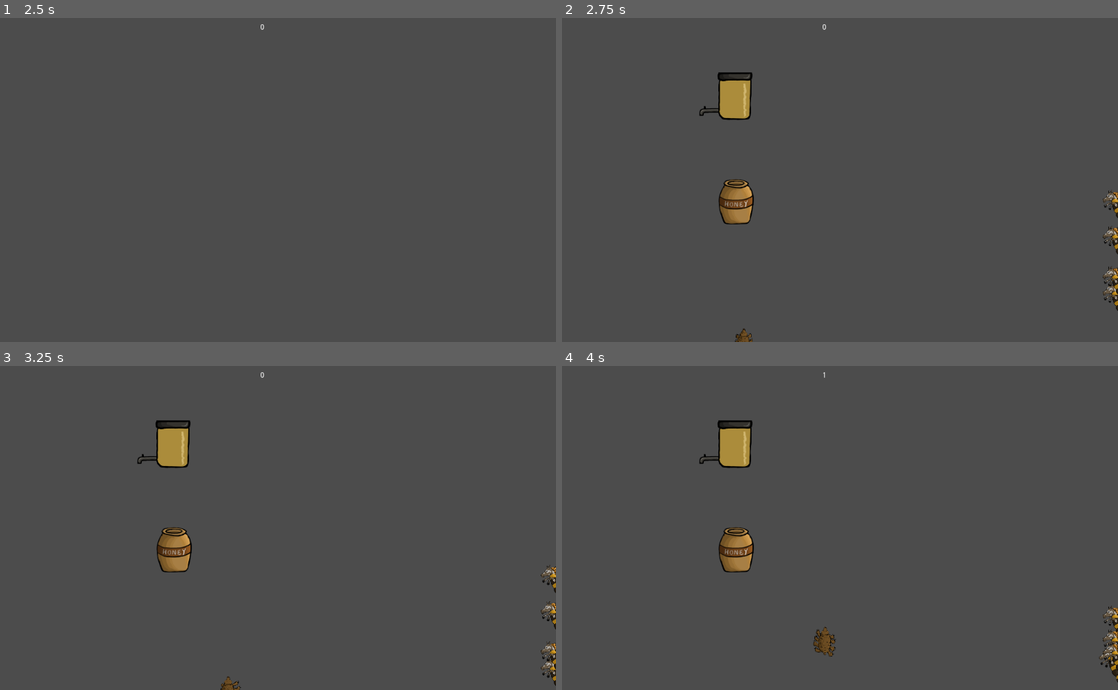
Above: before the commit, frames 1-4 (two rows, left to right).
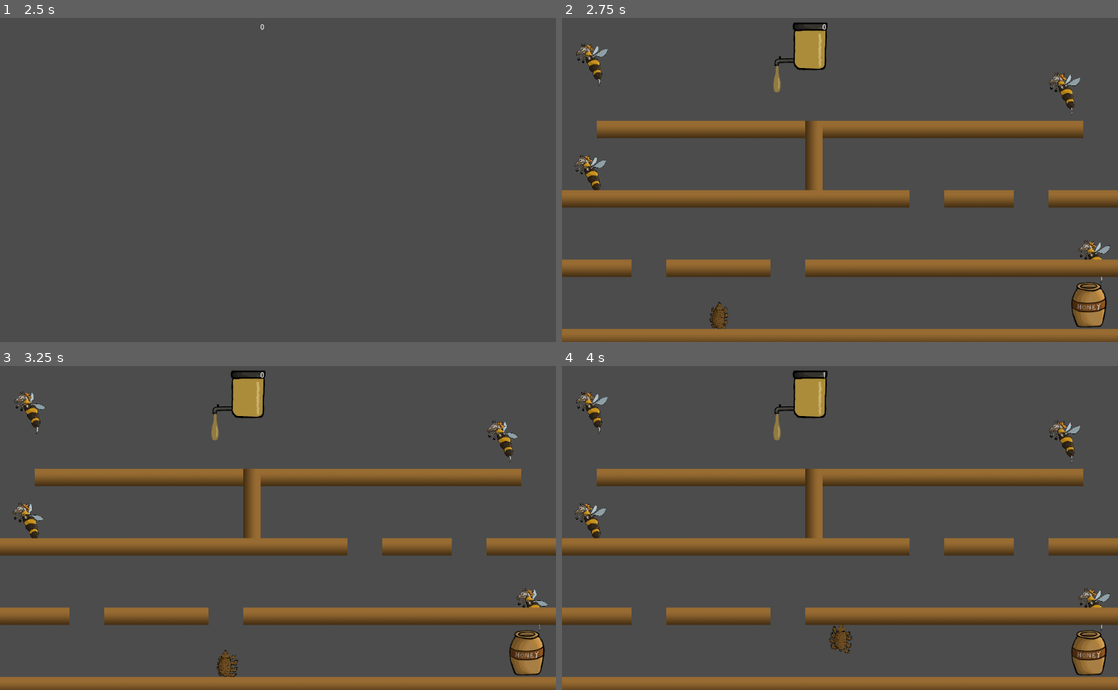
Above: after the commit, the same moments.

Repository: teamhonies/honey_hunter
Game: Godot game, scene res://Main.tscn
Same seed, same stepped clock (60 frames per second), same inputs: the game is played once before the commit and once after it.
Inputs:
- Up to frame 1 (2.5 s): click "START" at 0.5 s; tap Enter at 1.25 s; hold Right (ui_right) 1.28-2.03 s; tap Space at 2 s; hold Down (ui_down) from 2.03 s (still down)
- Up to frame 2 (2.75 s): keep holding Down (ui_down)
- Up to frame 3 (3.25 s): release Down (ui_down) at 2.78 s; hold Right (ui_right) from 2.78 s (still down)
- Up to frame 4 (4 s): release Right (ui_right) at 3.53 s; hold Up (ui_up) from 3.53 s (still down)

Frame 1 is identical in both runs. In frame 2, 23% of the frame differs, in the area x 0-100%, y 1-100%; in frame 3, 23%; in frame 4, 23%.

Commit message:
Platform collisions/tilemap/drippy honey

Diff:
--- a/Character Scenes/bear_crawl.tscn
+++ b/Character Scenes/bear_crawl.tscn
@@ -2,15 +2,15 @@
 
 [ext_resource path="res://Scripts/bear_crawl.gd" type="Script" id=1]
 [ext_resource path="res://Art/bear-stand.png" type="Texture" id=2]
-[ext_resource path="res://Art/bear_up0__2_.png" type="Texture" id=3]
-[ext_resource path="res://Art/bear_up0__1_.png" type="Texture" id=4]
-[ext_resource path="res://Art/bear_side0__1_.png" type="Texture" id=5]
-[ext_resource path="res://Art/bear_side0__2_.png" type="Texture" id=6]
-[ext_resource path="res://Art/Honeybear_stand.png" type="Texture" id=7]
-[ext_resource path="res://Art/Honeybear_side02.png" type="Texture" id=8]
-[ext_resource path="res://Art/Honeybear_side01.png" type="Texture" id=9]
-[ext_resource path="res://Art/Honeybear_up02.png" type="Texture" id=10]
-[ext_resource path="res://Art/Honeybear_up01.png" type="Texture" id=11]
+[ext_resource path="res://Art/bear_side0__1_.png" type="Texture" id=3]
+[ext_resource path="res://Art/bear_side0__2_.png" type="Texture" id=4]
+[ext_resource path="res://Art/Honeybear_stand.png" type="Texture" id=5]
+[ext_resource path="res://Art/Honeybear_side01.png" type="Texture" id=6]
+[ext_resource path="res://Art/Honeybear_side02.png" type="Texture" id=7]
+[ext_resource path="res://Art/Honeybear_up01.png" type="Texture" id=8]
+[ext_resource path="res://Art/Honeybear_up02.png" type="Texture" id=9]
+[ext_resource path="res://Art/bear_up0__1_.png" type="Texture" id=10]
+[ext_resource path="res://Art/bear_up0__2_.png" type="Texture" id=11]
 
 [sub_resource type="RectangleShape2D" id=1]
 
@@ -27,64 +27,61 @@
 }, {
 "frames": [ ExtResource( 2 ), ExtResource( 3 ), ExtResource( 2 ), ExtResource( 4 ) ],
 "loop": true,
-"name": "walk down",
+"name": "walk left",
+"speed": 4.0
+}, {
+"frames": [ ExtResource( 5 ), ExtResource( 6 ), ExtResource( 5 ), ExtResource( 7 ) ],
+"loop": true,
+"name": "honey walk left",
+"speed": 5.0
+}, {
+"frames": [ ExtResource( 5 ), ExtResource( 7 ), ExtResource( 5 ), ExtResource( 6 ) ],
+"loop": true,
+"name": "honey walk right",
+"speed": 5.0
+}, {
+"frames": [ ExtResource( 5 ), ExtResource( 8 ), ExtResource( 9 ), ExtResource( 5 ) ],
+"loop": true,
+"name": "honey walk up",
+"speed": 5.0
+}, {
+"frames": [ ExtResource( 2 ), ExtResource( 10 ), ExtResource( 2 ), ExtResource( 11 ) ],
+"loop": true,
+"name": "walk up",
 "speed": 4.0
 }, {
 "frames": [ ExtResource( 2 ), ExtResource( 4 ), ExtResource( 2 ), ExtResource( 3 ) ],
 "loop": true,
-"name": "walk up",
-"speed": 4.0
-}, {
-"frames": [ ExtResource( 2 ), ExtResource( 5 ), ExtResource( 2 ), ExtResource( 6 ) ],
-"loop": true,
-"name": "walk left",
-"speed": 4.0
-}, {
-"frames": [ ExtResource( 2 ), ExtResource( 6 ), ExtResource( 2 ), ExtResource( 5 ) ],
-"loop": true,
 "name": "walk right",
 "speed": 4.0
 }, {
-"frames": [ ExtResource( 7 ), ExtResource( 8 ), ExtResource( 7 ), ExtResource( 9 ) ],
+"frames": [ ExtResource( 2 ), ExtResource( 11 ), ExtResource( 2 ), ExtResource( 10 ) ],
 "loop": true,
-"name": "honey walk right",
-"speed": 5.0
+"name": "walk down",
+"speed": 4.0
 }, {
-"frames": [ ExtResource( 7 ), ExtResource( 9 ), ExtResource( 7 ), ExtResource( 8 ) ],
-"loop": true,
-"name": "honey walk left",
-"speed": 5.0
-}, {
-"frames": [ ExtResource( 7 ) ],
-"loop": true,
-"name": "honey idle",
-"speed": 5.0
-}, {
-"frames": [ ExtResource( 7 ), ExtResource( 10 ), ExtResource( 7 ), ExtResource( 11 ) ],
+"frames": [ ExtResource( 5 ), ExtResource( 9 ), ExtResource( 5 ), ExtResource( 8 ) ],
 "loop": true,
 "name": "honey walk down",
 "speed": 5.0
 }, {
-"frames": [ ExtResource( 7 ), ExtResource( 11 ), ExtResource( 10 ), ExtResource( 7 ) ],
+"frames": [ ExtResource( 5 ) ],
 "loop": true,
-"name": "honey walk up",
+"name": "honey idle",
 "speed": 5.0
 } ]
 _sections_unfolded = [ "Resource" ]
 
-[node name="bear_spider" type="Area2D"]
+[node name="bear_spider" type="KinematicBody2D"]
 
 position = Vector2( 465.339, 222.374 )
-input_pickable = true
-gravity_vec = Vector2( 0, 1 )
-gravity = 98.0
-linear_damp = 0.1
-angular_damp = 1.0
-audio_bus_override = false
-audio_bus_name = "Master"
+input_pickable = false
+collision_layer = 1
+collision_mask = 1
+collision/safe_margin = 0.08
 script = ExtResource( 1 )
 _sections_unfolded = [ "Collision", "Pickable", "Transform", "Z Index", "collision" ]
-speed = 200
+speed = 5
 
 [node name="CollisionShape2D" type="CollisionShape2D" parent="." index="0"]
 
--- a/Character Scenes/bee_fly.tscn
+++ b/Character Scenes/bee_fly.tscn
@@ -23,16 +23,13 @@
 custom_solver_bias = 0.0
 extents = Vector2( 197.845, 200.859 )
 
-[node name="bee_horse" type="Area2D"]
+[node name="bee_horse" type="KinematicBody2D"]
 
 position = Vector2( 399.451, 415.923 )
-input_pickable = true
-gravity_vec = Vector2( 0, 1 )
-gravity = 98.0
-linear_damp = 0.1
-angular_damp = 1.0
-audio_bus_override = false
-audio_bus_name = "Master"
+input_pickable = false
+collision_layer = 1
+collision_mask = 1
+collision/safe_margin = 0.08
 script = ExtResource( 1 )
 _sections_unfolded = [ "Pickable", "Transform", "Z Index" ]
 speed = 100
--- a/Main.gd
+++ b/Main.gd
@@ -1,21 +1,37 @@
 extends Node
 
+var honey_gone = false
 var has_honey = false
 var score = 0
+
+func _honey_stashed():
+    if honey_gone == false:
+        return
+
+    $GameComponents.hide()
+    $HUD.show_message("You fucking won")
+    $ScoreTimer.stop()
+
+func _honey_gone():
+    honey_gone = true
+
 
 func _on_HUD_start_game():
     $HUD.update_score(score)
     $HUD.show_message("Get Ready")
 
+func _on_Player_die():
 
-func _on_Player_die():
     $GameComponents.hide()
     $ScoreTimer.stop()
     $HUD.show_game_over()
     $HUD.update_score(score)
 
 func new_game():
+    honey_gone = false
+    has_honey = false
     score = 0
+
     $StartTimer.start()
     $GameComponents/Player.position = $Position2D.position
     $HUD.update_score(score)
--- a/Main.tscn
+++ b/Main.tscn
@@ -1,67 +1,73 @@
-[gd_scene load_steps=7 format=2]
+[gd_scene load_steps=8 format=2]
 
 [ext_resource path="res://Main.gd" type="Script" id=1]
 [ext_resource path="res://Character Scenes/bee_fly.tscn" type="PackedScene" id=2]
 [ext_resource path="res://Object Scenes/honey dripper.tscn" type="PackedScene" id=3]
 [ext_resource path="res://Object Scenes/honey pot.tscn" type="PackedScene" id=4]
 [ext_resource path="res://Character Scenes/bear_crawl.tscn" type="PackedScene" id=5]
-[ext_resource path="res://HUD Scene/HUD.tscn" type="PackedScene" id=6]
+[ext_resource path="res://Object Scenes/TileMap.tscn" type="PackedScene" id=6]
+[ext_resource path="res://HUD Scene/HUD.tscn" type="PackedScene" id=7]
 
 [node name="Main" type="Node" index="0"]
 
-editor/display_folded = true
 script = ExtResource( 1 )
 
 [node name="GameComponents" type="Node2D" parent="." index="0"]
 
-editor/display_folded = true
-
 [node name="Enemies" type="Node2D" parent="GameComponents" index="0"]
 
 editor/display_folded = true
+position = Vector2( -1367.98, 8.13483 )
 
 [node name="bee_horse" parent="GameComponents/Enemies" index="0" instance=ExtResource( 2 )]
 
-position = Vector2( 1603.37, 367.35 )
+position = Vector2( 1419.04, 280.605 )
 scale = Vector2( 0.1, 0.1 )
 z_index = -100
 
 [node name="bee_horse3" parent="GameComponents/Enemies" index="1" instance=ExtResource( 2 )]
 
-position = Vector2( 1476.19, 83.0024 )
+position = Vector2( 1421.97, 75.7737 )
 scale = Vector2( 0.1, 0.1 )
 
 [node name="bee_horse2" parent="GameComponents/Enemies" index="2" instance=ExtResource( 2 )]
 
-position = Vector2( 2500.36, 149.512 )
+position = Vector2( 2347.31, 438.619 )
 scale = Vector2( 0.1, 0.1 )
 
 [node name="bee_horse4" parent="GameComponents/Enemies" index="3" instance=ExtResource( 2 )]
 
-position = Vector2( 1418.45, 336.936 )
+position = Vector2( 2292.69, 129.207 )
 scale = Vector2( 0.1, 0.1 )
 
 [node name="Objects" type="Node2D" parent="GameComponents" index="1"]
 
-editor/display_folded = true
-
 [node name="honey dripper" parent="GameComponents/Objects" index="0" instance=ExtResource( 3 )]
 
-position = Vector2( 301.503, 147.085 )
+position = Vector2( 439.927, 55.2344 )
 scale = Vector2( 0.5, 0.5 )
 _sections_unfolded = [ "Transform" ]
 
 [node name="honey pot" parent="GameComponents/Objects" index="1" instance=ExtResource( 4 )]
 
-position = Vector2( 320.889, 341.497 )
+position = Vector2( 970.483, 531.431 )
 scale = Vector2( 0.5, 0.5 )
 _sections_unfolded = [ "Transform" ]
 
 [node name="Player" parent="GameComponents" index="2" instance=ExtResource( 5 )]
 
+position = Vector2( 438.363, 247.664 )
 scale = Vector2( 0.1, 0.1 )
+collision_layer = 2
 
-[node name="HUD" parent="." index="1" instance=ExtResource( 6 )]
+[node name="TileMap" parent="GameComponents" index="3" instance=ExtResource( 6 )]
+
+collision_layer = 31
+collision_mask = 31
+occluder_light_mask = 3
+_sections_unfolded = [ "Collision", "Occluder" ]
+
+[node name="HUD" parent="." index="1" instance=ExtResource( 7 )]
 
 [node name="ScoreTimer" type="Timer" parent="." index="2"]
 
@@ -79,17 +85,21 @@
 
 [node name="Position2D" type="Position2D" parent="." index="4"]
 
-position = Vector2( 182.524, 524.021 )
+position = Vector2( 62.3537, 525 )
+
+[connection signal="honey_gone" from="GameComponents/Objects/honey dripper" to="." method="_honey_gone"]
+
+[connection signal="honey_stashed" from="GameComponents/Objects/honey pot" to="." method="_honey_stashed"]
 
 [connection signal="die" from="GameComponents/Player" to="." method="_on_Player_die"]
 
+[connection signal="send_position" from="GameComponents/Player" to="GameComponents/Enemies/bee_horse2" method="_on_bear_spider_send_position"]
+
 [connection signal="send_position" from="GameComponents/Player" to="GameComponents/Enemies/bee_horse" method="_on_bear_spider_send_position"]
 
+[connection signal="send_position" from="GameComponents/Player" to="GameComponents/Enemies/bee_horse3" method="_on_bear_spider_send_position"]
+
 [connection signal="send_position" from="GameComponents/Player" to="GameComponents/Enemies/bee_horse4" method="_on_bear_spider_send_position"]
-
-[connection signal="send_position" from="GameComponents/Player" to="GameComponents/Enemies/bee_horse2" method="_on_bear_spider_send_position"]
-
-[connection signal="send_position" from="GameComponents/Player" to="GameComponents/Enemies/bee_horse3" method="_on_bear_spider_send_position"]
 
 [connection signal="start_game" from="HUD" to="." method="new_game"]
 
--- /dev/null
+++ b/Object Scenes/TileMap.tscn
@@ -0,0 +1,23 @@
+[gd_scene load_steps=2 format=2]
+
+[ext_resource path="res://Tilesets/ledges.tres" type="TileSet" id=1]
+
+[node name="TileMap" type="TileMap"]
+
+mode = 0
+tile_set = ExtResource( 1 )
+cell_size = Vector2( 64, 64 )
+cell_quadrant_size = 16
+cell_custom_transform = Transform2D( 1, 0, 0, 1, 0, 0 )
+cell_half_offset = 2
+cell_tile_origin = 0
+cell_y_sort = false
+cell_clip_uv = false
+collision_use_kinematic = false
+collision_friction = 1.0
+collision_bounce = 0.0
+collision_layer = 1
+collision_mask = 1
+occluder_light_mask = 1
+format = 1
+tile_data = PoolIntArray( 196609, 0, 0, 196610, 0, 0, 196611, 0, 0, 196612, 0, 0, 196613, 0, 0, 196614, 0, 0, 196615, -536870912, 0, 196616, 0, 0, 196617, 0, 0, 196618, 0, 0, 196619, 0, 0, 196620, 0, 0, 196621, 0, 0, 327680, 0, 0, 327681, 0, 0, 327682, 0, 0, 327683, 0, 0, 327684, 0, 0, 327685, 0, 0, 327687, 0, 0, 327688, 0, 0, 327691, 0, 0, 327694, 0, 0, 458752, 0, 0, 458755, 0, 0, 458756, 0, 0, 458759, 0, 0, 458761, 0, 0, 458762, 0, 0, 458763, 0, 0, 458764, 0, 0, 458765, 0, 0, 458766, 0, 0, 589824, 0, 0, 589825, 0, 0, 589826, 0, 0, 589827, 0, 0, 589828, 0, 0, 589829, 0, 0, 589831, 0, 0, 589832, 0, 0, 589833, 0, 0, 589834, 0, 0, 589835, 0, 0, 589836, 0, 0, 589837, 0, 0, 589838, 0, 0 )
--- a/Object Scenes/honey dripper.tscn
+++ b/Object Scenes/honey dripper.tscn
@@ -1,10 +1,11 @@
-[gd_scene load_steps=8 format=2]
+[gd_scene load_steps=9 format=2]
 
 [ext_resource path="res://Scripts/honey dripper.gd" type="Script" id=1]
 [ext_resource path="res://Art/honey_full.png" type="Texture" id=2]
 [ext_resource path="res://Art/honey_half.png" type="Texture" id=3]
 [ext_resource path="res://Art/honey_low.png" type="Texture" id=4]
 [ext_resource path="res://Art/honey_empty.png" type="Texture" id=5]
+[ext_resource path="res://Art/honeydrip.png" type="Texture" id=6]
 
 [sub_resource type="SpriteFrames" id=1]
 
@@ -19,9 +20,9 @@
 [sub_resource type="RectangleShape2D" id=2]
 
 custom_solver_bias = 0.0
-extents = Vector2( 10.6629, 9.89549 )
+extents = Vector2( 3.65825, 4.58269 )
 
-[node name="honey dripper" type="Node2D" index="0"]
+[node name="honey dripper" type="Node2D"]
 
 position = Vector2( 565.66, 218.224 )
 script = ExtResource( 1 )
@@ -31,9 +32,15 @@
 frames = SubResource( 1 )
 animation = "default"
 
-[node name="Area2D" type="Area2D" parent="." index="1"]
+[node name="honeydrip" type="Sprite" parent="." index="1"]
 
-editor/display_folded = true
+visible = false
+position = Vector2( -88.2697, 119.533 )
+texture = ExtResource( 6 )
+_sections_unfolded = [ "Visibility" ]
+
+[node name="Area2D" type="Area2D" parent="." index="2"]
+
 input_pickable = true
 gravity_vec = Vector2( 0, 1 )
 gravity = 98.0
@@ -44,6 +51,6 @@
 
 [node name="CollisionShape2D" type="CollisionShape2D" parent="Area2D" index="0"]
 
-position = Vector2( 4.20783, 15.6351 )
+position = Vector2( -93.06, 121.86 )
 scale = Vector2( 9.82893, 11.099 )
 shape = SubResource( 2 )
--- a/Object Scenes/honey pot.tscn
+++ b/Object Scenes/honey pot.tscn
@@ -20,7 +20,7 @@
 custom_solver_bias = 0.0
 extents = Vector2( 67.4604, 95.333 )
 
-[node name="honey pot" type="Node2D" index="0"]
+[node name="honey pot" type="Node2D"]
 
 position = Vector2( 285.562, 214.908 )
 script = ExtResource( 1 )
--- a/Scripts/bear_crawl.gd
+++ b/Scripts/bear_crawl.gd
@@ -1,17 +1,12 @@
 extends "res://Scripts/character.gd"
 
-export (int) var speed = 200
+export (int) var speed = 5
 
 var velocity = Vector2()
 var screensize
 
 signal die
 signal send_position(my_position)
-
-func _should_die(body):
-    if body.get_name() != "bee_horse":
-        return
-    emit_signal("die")
 
 func movement(x,y):
     velocity.x = x
@@ -44,13 +39,17 @@
         animation_modifier = "honey "
 
     play_animation(animation_modifier)
-    position += velocity * delta
-    position.x = clamp(position.x, 0, screensize.x)
-    position.y = clamp(position.y, 0, screensize.y)
+    velocity = velocity.normalized() * speed
+    emit_signal("send_position", get_position())
+
+func _physics_process(delta):
+    var collision = move_and_collide(velocity)
+    if collision && "bee_horse" in collision.collider.name:
+        emit_signal("die")
+        return
     emit_signal("send_position", get_position())
 
 func _ready():
-    connect("area_entered", self, "_should_die")
     set_animator("AnimatedSprite")
     change_state(IDLE)
     screensize = get_viewport_rect().size
--- a/Scripts/bee_fly.gd
+++ b/Scripts/bee_fly.gd
@@ -53,23 +53,18 @@
     change_state(MOVE)
 
     if facing_right && !flipped:
-        #flipped = true
-        #get_node("AnimatedSprite").flip_h(flipped)
-        print("fuck you")
+        flipped = true
+        get_node("AnimatedSprite").flip_h(flipped)
 
     if !facing_right && flipped:
-        #flipped = false
-        #get_node("AnimatedSprite").flip_h(flipped)
-        print("fuck you, too")
+        flipped = false
+        get_node("AnimatedSprite").flip_h(flipped)
 
     velocity = velocity.normalized() * speed
 
 func _process(delta):
     move()
     play_animation("")
-    position += velocity * delta
-    position.x = clamp(position.x, 0, screensize.x)
-    position.y = clamp(position.y, 0, screensize.y)
 
 func _ready():
     set_animator("AnimatedSprite")
--- a/Scripts/character.gd
+++ b/Scripts/character.gd
@@ -1,4 +1,4 @@
-extends Area2D
+extends KinematicBody2D
 
 enum {IDLE, LEFT, RIGHT, UP, DOWN, MOVE, ATTACK}
 
--- a/Scripts/honey dripper.gd
+++ b/Scripts/honey dripper.gd
@@ -6,9 +6,11 @@
 var animation_name = "default"
 var player_body = "Player"
 
+signal honey_gone
+
 func _ready():
     honey_left = honey_scale
-    get_node("Area2D").connect("area_entered", self, "_collect_honey")
+    get_node("Area2D").connect("body_entered", self, "_collect_honey")
 
 func _collect_honey(body):
     if body.get_name() != player_body:
@@ -23,9 +25,16 @@
         return
 
     owner.has_honey = true
+    $honeydrip.hide()
     honey_left = honey_left - 1
     if (honey_scale / 2 >= honey_left || honey_left == 0):
         var animation = get_node("AnimatedSprite")
         honey_scale = honey_left
         if animation.frames.get_frame_count(animation_name) > animation.frame:
             animation.frame = animation.frame + 1
+    if honey_left == 0:
+        emit_signal("honey_gone")
+
+func _process(delta):
+    if !get_owner().has_honey && honey_left > 0:
+        $honeydrip.show()
--- a/Scripts/honey pot.gd
+++ b/Scripts/honey pot.gd
@@ -6,8 +6,10 @@
 var animation_name = "default"
 var player_body = "Player"
 
+signal honey_stashed
+
 func _ready():
-    get_node("Area2D").connect("area_entered", self, "_add_honey")
+    get_node("Area2D").connect("body_entered", self, "_add_honey")
 
 func _add_honey(body):
     if body.get_name() != player_body || honey_added == honey_total:
@@ -26,3 +28,4 @@
             animation.frame = animation.frame + 1
 
     owner.has_honey = false
+    emit_signal("honey_stashed")
--- /dev/null
+++ b/Tilesets/Tile.tscn
@@ -0,0 +1,239 @@
+[gd_scene load_steps=3 format=2]
+
+[ext_resource path="res://Art/ledge.png" type="Texture" id=1]
+
+[sub_resource type="RectangleShape2D" id=1]
+
+custom_solver_bias = 0.0
+extents = Vector2( 63.664, 16.0115 )
+
+[node name="Node2D" type="Node2D"]
+
+[node name="ledge" type="Sprite" parent="." index="0"]
+
+position = Vector2( 514.574, 579.695 )
+scale = Vector2( 7.92532, 1 )
+texture = ExtResource( 1 )
+region_rect = Rect2( 64, 16, 128, 32 )
+_sections_unfolded = [ "Region", "Transform" ]
+
+[node name="StaticBody2D" type="Area2D" parent="ledge" index="0"]
+
+input_pickable = true
+gravity_vec = Vector2( 0, 1 )
+gravity = 98.0
+linear_damp = 0.1
+angular_damp = 1.0
+audio_bus_override = false
+audio_bus_name = "Master"
+
+[node name="CollisionShape2D" type="CollisionShape2D" parent="ledge/StaticBody2D" index="0"]
+
+shape = SubResource( 1 )
+
+[node name="ledge2" type="Sprite" parent="." index="1"]
+
+editor/display_folded = true
+position = Vector2( 640.93, 468.655 )
+scale = Vector2( 6.0276, 1 )
+texture = ExtResource( 1 )
+region_rect = Rect2( 64, 16, 128, 32 )
+_sections_unfolded = [ "Region", "Transform" ]
+
+[node name="StaticBody2D" type="StaticBody2D" parent="ledge2" index="0"]
+
+input_pickable = false
+collision_layer = 1
+collision_mask = 1
+constant_linear_velocity = Vector2( 0, 0 )
+constant_angular_velocity = 0.0
+friction = 1.0
+bounce = 0.0
+
+[node name="CollisionShape2D" type="CollisionShape2D" parent="ledge2/StaticBody2D" index="0"]
+
+shape = SubResource( 1 )
+
+[node name="ledge5" type="Sprite" parent="." index="2"]
+
+editor/display_folded = true
+position = Vector2( 394.357, 358.891 )
+scale = Vector2( 6.0276, 1 )
+texture = ExtResource( 1 )
+region_rect = Rect2( 64, 16, 128, 32 )
+_sections_unfolded = [ "Region", "Transform" ]
+
+[node name="StaticBody2D" type="StaticBody2D" parent="ledge5" index="0"]
+
+input_pickable = false
+collision_layer = 1
+collision_mask = 1
+constant_linear_velocity = Vector2( 0, 0 )
+constant_angular_velocity = 0.0
+friction = 1.0
+bounce = 0.0
+
+[node name="CollisionShape2D" type="CollisionShape2D" parent="ledge5/StaticBody2D" index="0"]
+
+shape = SubResource( 1 )
+
+[node name="ledge3" type="Sprite" parent="." index="3"]
+
+editor/display_folded = true
+position = Vector2( 123.128, 468.655 )
+scale = Vector2( 1.09367, 1 )
+texture = ExtResource( 1 )
+region_rect = Rect2( 64, 16, 128, 32 )
+_sections_unfolded = [ "Region", "Transform" ]
+
+[node name="StaticBody2D" type="StaticBody2D" parent="ledge3" index="0"]
+
+input_pickable = false
+collision_layer = 1
+collision_mask = 1
+constant_linear_velocity = Vector2( 0, 0 )
+constant_angular_velocity = 0.0
+friction = 1.0
+bounce = 0.0
+
+[node name="CollisionShape2D" type="CollisionShape2D" parent="ledge3/StaticBody2D" index="0"]
+
+shape = SubResource( 1 )
+
+[node name="ledge4" type="Sprite" parent="." index="4"]
+
+editor/display_folded = true
+position = Vector2( 915.341, 355.709 )
+scale = Vector2( 1.09367, 1 )
+texture = ExtResource( 1 )
+region_rect = Rect2( 64, 16, 128, 32 )
+_sections_unfolded = [ "Region", "Transform" ]
+
+[node name="StaticBody2D" type="StaticBody2D" parent="ledge4" index="0"]
+
+input_pickable = false
+collision_layer = 1
+collision_mask = 1
+constant_linear_velocity = Vector2( 0, 0 )
+constant_angular_velocity = 0.0
+friction = 1.0
+bounce = 0.0
+
+[node name="CollisionShape2D" type="CollisionShape2D" parent="ledge4/StaticBody2D" index="0"]
+
+shape = SubResource( 1 )
+
+[node name="ledge6" type="Sprite" parent="." index="5"]
+
+editor/display_folded = true
+position = Vector2( 519.061, 233.418 )
+scale = Vector2( 6.38805, 1 )
+texture = ExtResource( 1 )
+region_rect = Rect2( 64, 16, 128, 32 )
+_sections_unfolded = [ "Region", "Transform" ]
+
+[node name="StaticBody2D" type="StaticBody2D" parent="ledge6" index="0"]
+
+input_pickable = false
+collision_layer = 1
+collision_mask = 1
+constant_linear_velocity = Vector2( 0, 0 )
+constant_angular_velocity = 0.0
+friction = 1.0
+bounce = 0.0
+
+[node name="CollisionShape2D" type="CollisionShape2D" parent="ledge6/StaticBody2D" index="0"]
+
+shape = SubResource( 1 )
+
+[node name="ledge7" type="Sprite" parent="." index="6"]
+
+editor/display_folded = true
+position = Vector2( 216.931, 118.321 )
+scale = Vector2( 3.31579, 1 )
+texture = ExtResource( 1 )
+region_rect = Rect2( 64, 16, 128, 32 )
+_sections_unfolded = [ "Region", "Transform" ]
+
+[node name="StaticBody2D" type="StaticBody2D" parent="ledge7" index="0"]
+
+input_pickable = false
+collision_layer = 1
+collision_mask = 1
+constant_linear_velocity = Vector2( 0, 0 )
+constant_angular_velocity = 0.0
+friction = 1.0
+bounce = 0.0
+
+[node name="CollisionShape2D" type="CollisionShape2D" parent="ledge7/StaticBody2D" index="0"]
+
+shape = SubResource( 1 )
+
+[node name="ledge8" type="Sprite" parent="." index="7"]
+
+editor/display_folded = true
+position = Vector2( 887.133, 115.923 )
+scale = Vector2( 2.02319, 1 )
+texture = ExtResource( 1 )
+region_rect = Rect2( 64, 16, 128, 32 )
+_sections_unfolded = [ "Region", "Transform" ]
+
+[node name="StaticBody2D" type="StaticBody2D" parent="ledge8" index="0"]
+
+input_pickable = false
+collision_layer = 1
+collision_mask = 1
+constant_linear_velocity = Vector2( 0, 0 )
+constant_angular_velocity = 0.0
+friction = 1.0
+bounce = 0.0
+
+[node name="CollisionShape2D" type="CollisionShape2D" parent="ledge8/StaticBody2D" index="0"]
+
+shape = SubResource( 1 )
+
+[node name="ledge10" type="Sprite" parent="." index="8"]
+
+editor/display_folded = true
+position = Vector2( 887.133, 115.923 )
+scale = Vector2( 2.02319, 1 )
+texture = ExtResource( 1 )
+region_rect = Rect2( 64, 16, 128, 32 )
+_sections_unfolded = [ "Region", "Transform" ]
+
+[node name="StaticBody2D" type="StaticBody2D" parent="ledge10" index="0"]
+
+input_pickable = false
+collision_layer = 1
+collision_mask = 1
+constant_linear_velocity = Vector2( 0, 0 )
+constant_angular_velocity = 0.0
+friction = 1.0
+bounce = 0.0
+
+[node name="CollisionShape2D" type="CollisionShape2D" parent="ledge10/StaticBody2D" index="0"]
+
+shape = SubResource( 1 )
+
+[node name="ledge9" type="Sprite" parent="." index="9"]
+
+editor/display_folded = true
+position = Vector2( 587.4, 118.321 )
+scale = Vector2( 1.19893, 1 )
+texture = ExtResource( 1 )
+region_rect = Rect2( 64, 16, 128, 32 )
+_sections_unfolded = [ "Region", "Transform" ]
+
+[node name="StaticBody2D" type="StaticBody2D" parent="ledge9" index="0"]
+
+input_pickable = false
+collision_layer = 1
+collision_mask = 1
+constant_linear_velocity = Vector2( 0, 0 )
+constant_angular_velocity = 0.0
+friction = 1.0
+bounce = 0.0
+
+[node name="CollisionShape2D" type="CollisionShape2D" parent="ledge9/StaticBody2D" index="0"]
+
+shape = SubResource( 1 )
--- /dev/null
+++ b/Tilesets/ledges.tres
@@ -0,0 +1,26 @@
+[gd_resource type="TileSet" load_steps=3 format=2]
+
+[ext_resource path="res://Art/ledge.png" type="Texture" id=1]
+
+[sub_resource type="RectangleShape2D" id=1]
+
+custom_solver_bias = 0.0
+extents = Vector2( 63.664, 16.0115 )
+
+[resource]
+
+0/name = "ledge"
+0/texture = ExtResource( 1 )
+0/tex_offset = Vector2( 0, 0 )
+0/modulate = Color( 1, 1, 1, 1 )
+0/region = Rect2( 0, 0, 128, 32 )
+0/is_autotile = false
+0/occluder_offset = Vector2( 64, 16 )
+0/navigation_offset = Vector2( 64, 16 )
+0/shapes = [ {
+"autotile_coord": Vector2( 0, 0 ),
+"one_way": false,
+"shape": SubResource( 1 ),
+"shape_transform": Transform2D( 1, 0, 0, 1, 64, 16 )
+} ]
+_sections_unfolded = [ "0", "Resource" ]
